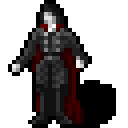
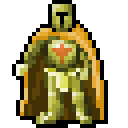
Layered file, before and after one edit (128 x 128). Changes by layer:
renamed "Eingefügte Ebene" to "Ebene", painted on it over [left=8, top=0, right=116, bottom=128]
hid "Hintergrund", painted on it over [left=8, top=0, right=116, bottom=128]
